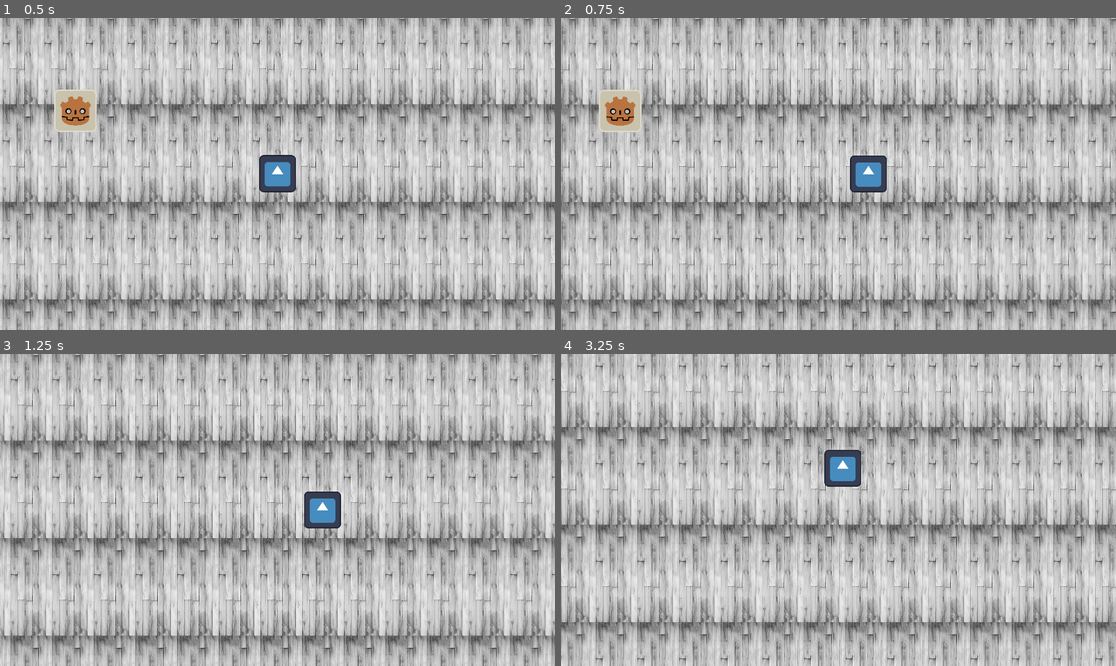
Above: before the commit, frames 1-4 (two rows, left to right).
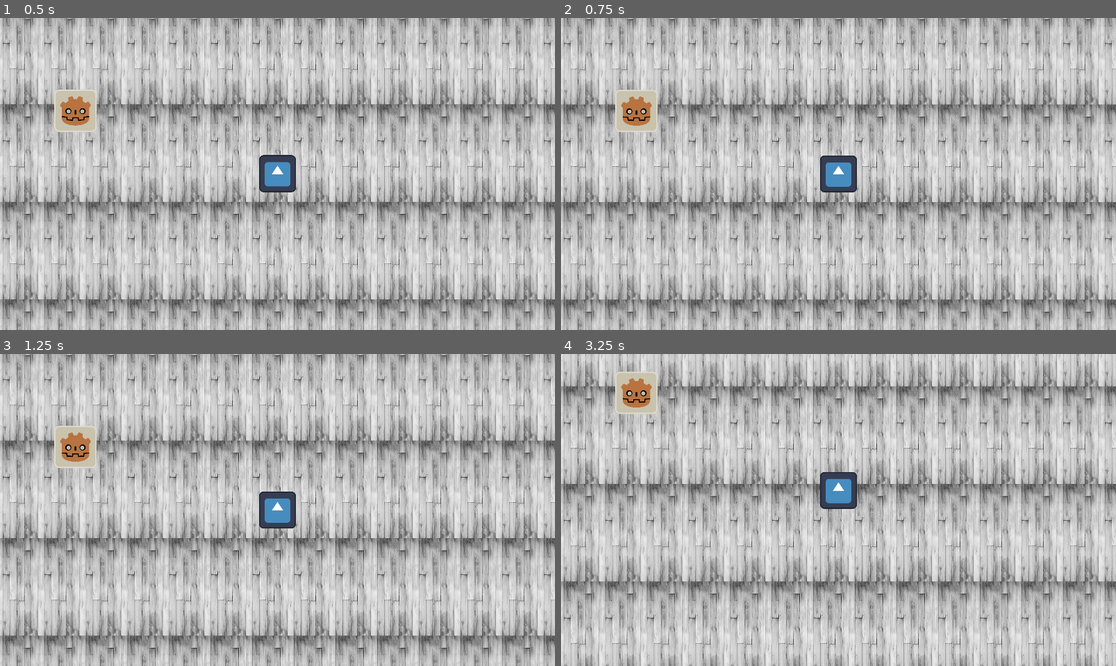
Above: after the commit, the same moments.

Repository: ChilledCitizen/fgj-24
Game: Godot game, scene res://Scenes/steamboat_deck.tscn
The game is run twice, just before and just after one commit, with the same random seed, the same clock (stepped at 60 frames per second) and the same inputs. The engine's default icon, where the game draws it, is replaced by a stand-in: a white triangle on a blue panel in a dark square.
Inputs (mouse positions are in pixels of both pictures, inside the frame that each line leads up to):
- Up to frame 1 (0.5 s): no input
- Up to frame 2 (0.75 s): move the mouse to (960, 158) at 0.52 s; hold D (move_right) from 0.53 s (still down); hold Space (tickle) from 0.53 s (still down)
- Up to frame 3 (1.25 s): keep holding D (move_right); keep holding Space (tickle)
- Up to frame 4 (3.25 s): move the mouse to (727, 525) at 1.27 s; release D (move_right) at 1.28 s; release Space (tickle) at 1.28 s; hold S (move_down) 1.28-2.03 s; click (727, 525) at 1.35 s; tap Space (tickle) at 1.55, 2.85 s; move the mouse to (894, 441) at 2.02 s; hold D (move_right) 2.03-2.78 s; hold Space (tickle) 2.03-2.78 s; move the mouse to (810, 572) at 2.77 s; hold W (move_up) from 2.78 s (still down)

Frame 1 is identical in both runs. In frame 2, 51% of the frame differs, in the area x 0-100%, y 0-100%; in frame 3, 48%; in frame 4, 60%.
Error in both runs: Invalid access to property or key 'global_position' on a base object of type 'null instance'. (res://Scripts/Enemy.gd:16)

Commit message:
wip

Diff:
--- /dev/null
+++ b/Prefabs/enemy_pete.tscn
@@ -0,0 +1,20 @@
+[gd_scene load_steps=4 format=3 uid="uid://5j6dajqq1t7d"]
+
+[ext_resource type="Script" path="res://Scripts/Enemy.gd" id="1_fy07b"]
+[ext_resource type="Texture2D" uid="uid://ctjllrd8xapgl" path="res://2d/icon_i.png" id="2_iisnr"]
+
+[sub_resource type="CircleShape2D" id="CircleShape2D_autvq"]
+radius = 86.56
+
+[node name="Enemy_Pete" type="CharacterBody2D" groups=["enemy"]]
+position = Vector2(-697, -231)
+script = ExtResource("1_fy07b")
+
+[node name="CollisionShape2D" type="CollisionShape2D" parent="."]
+shape = SubResource("CircleShape2D_autvq")
+metadata/_edit_lock_ = true
+
+[node name="Sprite2D" type="Sprite2D" parent="."]
+scale = Vector2(0.275, 0.275)
+texture = ExtResource("2_iisnr")
+metadata/_edit_lock_ = true
--- a/Prefabs/joke.tscn
+++ b/Prefabs/joke.tscn
@@ -6,7 +6,7 @@
 [sub_resource type="RectangleShape2D" id="RectangleShape2D_wi5ji"]
 size = Vector2(201, 20)
 
-[node name="Joke" type="Area2D"]
+[node name="Joke" type="Area2D" groups=["player_attack"]]
 script = ExtResource("1_ent5b")
 
 [node name="CollisionShape2D" type="CollisionShape2D" parent="."]
--- a/Prefabs/player.tscn
+++ b/Prefabs/player.tscn
@@ -9,7 +9,6 @@
 [node name="Player" type="CharacterBody2D"]
 position = Vector2(2, -13)
 script = ExtResource("1_k6fkh")
-speed = 800.0
 
 [node name="CollisionShape2D" type="CollisionShape2D" parent="."]
 shape = SubResource("CircleShape2D_cs7ti")
--- /dev/null
+++ b/Prefabs/tickle.tscn
@@ -0,0 +1,12 @@
+[gd_scene load_steps=3 format=3 uid="uid://vo6cridhxlsd"]
+
+[ext_resource type="Script" path="res://Scripts/tickle.gd" id="1_yp42k"]
+
+[sub_resource type="CircleShape2D" id="CircleShape2D_niqhr"]
+radius = 115.27
+
+[node name="Tickle" type="Area2D" groups=["player_attack"]]
+script = ExtResource("1_yp42k")
+
+[node name="CollisionShape2D" type="CollisionShape2D" parent="."]
+shape = SubResource("CircleShape2D_niqhr")
--- a/Scenes/steamboat_deck.tscn
+++ b/Scenes/steamboat_deck.tscn
@@ -1,15 +1,12 @@
-[gd_scene load_steps=9 format=3 uid="uid://ctyrodpltwa3q"]
+[gd_scene load_steps=8 format=3 uid="uid://ctyrodpltwa3q"]
 
 [ext_resource type="Script" path="res://Scripts/Camera2D.gd" id="1_dqxwu"]
 [ext_resource type="Texture2D" uid="uid://bwo3c8c3lfpcm" path="res://2d/deck.jpg" id="1_tthdx"]
 [ext_resource type="Script" path="res://Scripts/Deck.gd" id="2_tkmyr"]
 [ext_resource type="PackedScene" uid="uid://dg7nnj4kcdjpi" path="res://Prefabs/player.tscn" id="4_h4y8v"]
-[ext_resource type="Script" path="res://Scripts/Enemy.gd" id="5_23v8c"]
-[ext_resource type="Texture2D" uid="uid://ctjllrd8xapgl" path="res://2d/icon_i.png" id="5_aq6vs"]
+[ext_resource type="PackedScene" uid="uid://vo6cridhxlsd" path="res://Prefabs/tickle.tscn" id="6_uepah"]
+[ext_resource type="PackedScene" uid="uid://5j6dajqq1t7d" path="res://Prefabs/enemy_pete.tscn" id="6_y70qp"]
 [ext_resource type="PackedScene" uid="uid://dg2g350buqjvo" path="res://Prefabs/joke.tscn" id="7_hspfm"]
-
-[sub_resource type="CircleShape2D" id="CircleShape2D_autvq"]
-radius = 86.56
 
 [node name="SceneParent" type="Node2D"]
 
@@ -29,16 +26,6 @@
 
 [node name="Player" parent="." instance=ExtResource("4_h4y8v")]
 jokeProjectile = ExtResource("7_hspfm")
+tickleArea = ExtResource("6_uepah")
 
-[node name="Enemy_Pete" type="CharacterBody2D" parent="."]
-position = Vector2(-697, -231)
-script = ExtResource("5_23v8c")
-
-[node name="CollisionShape2D" type="CollisionShape2D" parent="Enemy_Pete"]
-shape = SubResource("CircleShape2D_autvq")
-metadata/_edit_lock_ = true
-
-[node name="Sprite2D" type="Sprite2D" parent="Enemy_Pete"]
-scale = Vector2(0.275, 0.275)
-texture = ExtResource("5_aq6vs")
-metadata/_edit_lock_ = true
+[node name="Enemy_Pete" parent="." instance=ExtResource("6_y70qp")]
--- a/Scripts/Enemy.gd
+++ b/Scripts/Enemy.gd
@@ -14,3 +14,8 @@
 
 func moveTowardsPlayer():
 	velocity = global_position.direction_to(player.global_position)*speed
+
+func ApplyDamage(damage : int):
+	health -= damage
+	if health <= 0:
+		queue_free()
--- a/Scripts/Player.gd
+++ b/Scripts/Player.gd
@@ -2,14 +2,20 @@
 
 @export var speed : float = 400
 @export var jokeProjectile : PackedScene
+@export var tickleArea : PackedScene
 @export var health : int = 100
 @export var jokeCooldownTime : float = 1
+@export var tickleCooldownTime : float = 1
 var jokeCooldown : float = 0
+var tickleCooldown : float = 0
+var isTickling : bool = false
 
 
 func _physics_process(delta):
-	get_input()
-	move_and_slide()
+
+	if !isTickling:
+		get_input()
+		move_and_slide()
 
 	if(jokeCooldown > 0):
 		jokeCooldown -= 1
@@ -26,6 +32,10 @@
 		pass #game over
 
 func tickle():
+	isTickling = true
+	var t = tickleArea.instantiate()
+	add_child(t)
+	t.transform = global_transform
 	pass
 
 func joke():
@@ -36,8 +46,10 @@
 	pass
 
 func _input(event):
-	if event.is_action("tickle"):
+	if event.is_action_pressed("tickle"):
 		tickle()
 	if event.is_action("joke") && jokeCooldown == 0:
 		print_debug("joked")
 		joke()
+	elif event.is_action_released("tickle"):
+		isTickling = false
--- a/Scripts/joke.gd
+++ b/Scripts/joke.gd
@@ -1,6 +1,17 @@
 extends Area2D
 
 @export var speed : float = 900
+@export var damage : int = 25
+
+func _ready():
+	body_entered.connect(on_body_entered)
 
 func _physics_process(delta):
 	position += transform.x * speed * delta
+
+
+func on_body_entered(body :Node2D):
+	if body.is_in_group("enemy"):
+		var enemy : Enemy = body
+		enemy.ApplyDamage(damage)
+		queue_free()
--- /dev/null
+++ b/Scripts/tickle.gd
@@ -0,0 +1,16 @@
+extends Area2D
+
+@export var damagePerSecond : int = 10
+var enemy : Enemy
+
+
+func _ready():
+	body_entered.connect(on_body_entered)
+
+func _physics_process(delta):
+	if enemy:
+		enemy.ApplyDamage(damagePerSecond*delta)
+
+func on_body_entered(body: Node2D):
+	if body.is_in_group("enemy"):
+		enemy = body
